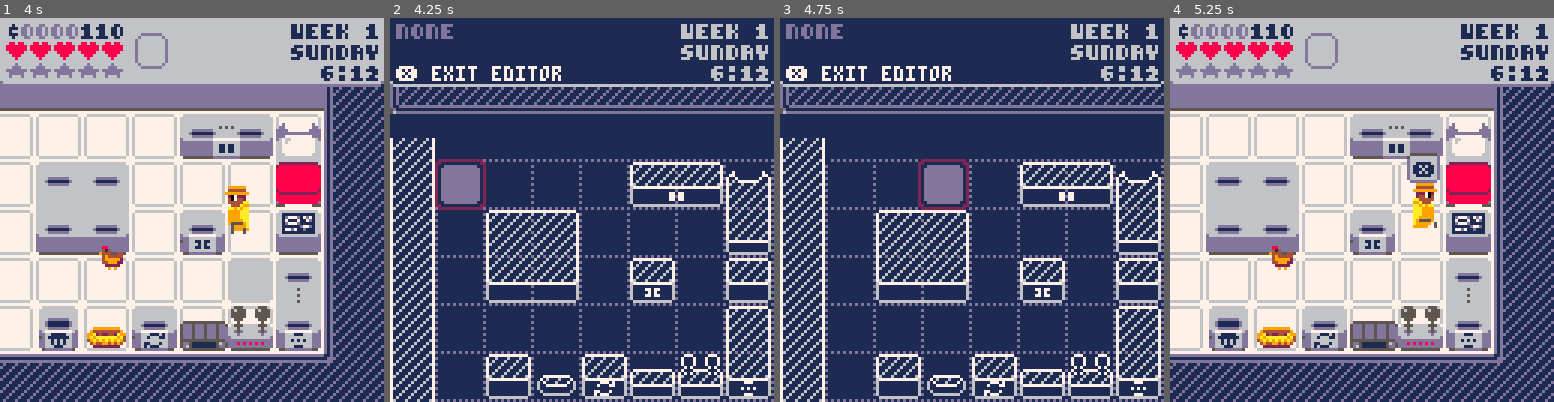
Above: before the commit, frames 1-4 (left to right).
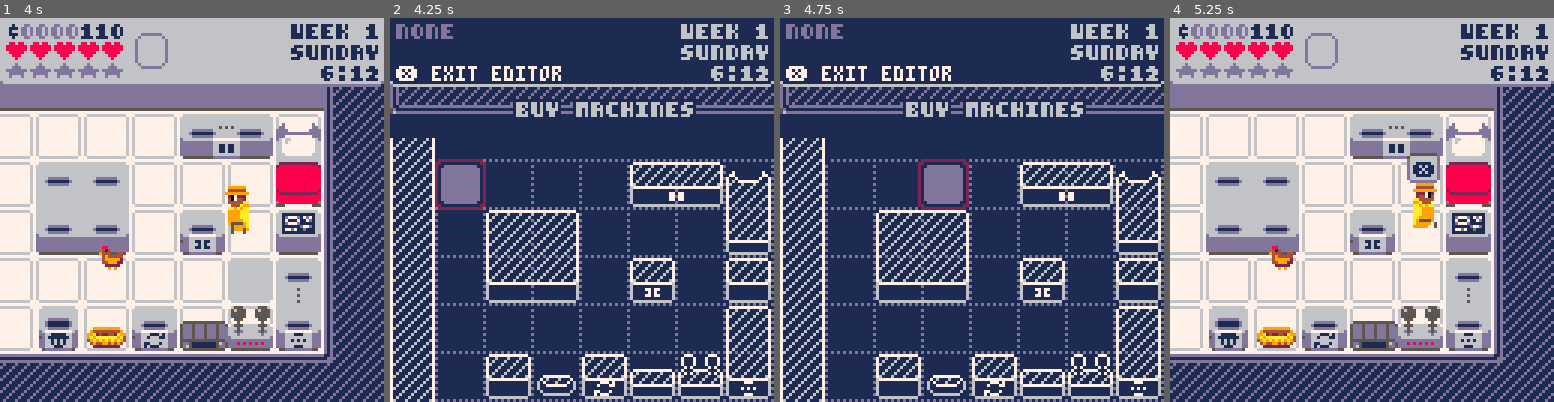
Above: after the commit, the same moments.

Repository: MisterWizard01/tiny_alchemist
Game: PICO-8 cartridge alchemy_2.p8
Two runs of this game, one before a commit and one after it. Both use one fixed random seed, a clock stepped at 60 frames per second and the inputs below.
Inputs:
- Up to frame 1 (4 s): tap X (X key) at 0.33, 1.07, 1.85, 2.97 s; tap O (Z key) at 0.7, 1.7, 2.1, 2.5, 2.9, 3.3, 3.7 s; hold Right 1.6-2.1 s; hold Up 2.15-2.42 s; hold Right 2.47-3.03 s; hold Left 3.08-3.58 s; hold Down 3.63-3.97 s
- Up to frame 2 (4.25 s): hold Right from 4.02 s (still down); tap X (X key) at 4.08 s; tap O (Z key) at 4.1 s
- Up to frame 3 (4.75 s): tap O (Z key) at 4.5 s; release Right at 4.68 s; hold Up from 4.73 s (still down)
- Up to frame 4 (5.25 s): tap O (Z key) at 4.9 s; release Up at 5.03 s; hold Left from 5.08 s (still down); tap X (X key) at 5.2 s

Frame 1 is identical in both runs. In frame 2, 1.5% of the frame differs, in the area x 32-80%, y 21-26%; in frame 3, 1.5%; in frame 4, nothing differs.

Commit message:
Added 'Buy Machines' button.

Diff:
--- a/alchemy_2.p8
+++ b/alchemy_2.p8
@@ -6,7 +6,6 @@
 
 --todo
 -- lab editor
---  sounds
 --  menu for buying new machines
 --  prevent player from trapping
 --   themself?
@@ -14,6 +13,8 @@
 --		undo changes or
 --   quit w/o saving?
 --  time passes while editing
+--  sounds
+--  expand lab animation/confirmation
 
 -- batteries
 -- offers shouldn't match
@@ -529,7 +530,7 @@
 	local dx,dy,gx,gy,gw,gh=
 		0,0,cur_x,cur_y,1,1
 	local expandx,expandy=
-		cur_y<lab_h and 1 or 0,
+		(cur_y<lab_h and cur_y>=0) and 1 or 0,
 		cur_x<lab_w and 1 or 0
 	if sel_group then
 		gx,gy,gw,gh,expandx,expandy=
@@ -544,7 +545,7 @@
 			dx,dy=dirx[i+1],diry[i+1]
 			if (gx==0) dx=max(dx,0)
 			if (gx==lab_w-gw+expandx) dx=min(dx,0)
-			if (gy==0) dy=max(dy,0)
+			if (gy==-expandy) dy=max(dy,0)
 			if (gy==lab_h-gh+expandy) dy=min(dy,0)
 
 			cur_x+=dx
@@ -874,7 +875,8 @@
 	fillp()
 
 	--cursor
-	if cur_x<lab_w and cur_y<lab_h then
+	if cur_x<lab_w and cur_y<lab_h
+	and cur_y>=0 then
 		local cur_col,mach=2,get_mach(cur_x,cur_y)
 		if sel_group then
 			cur_col=14
@@ -942,6 +944,15 @@
 	end
 	local x,y=lab_2_world(lab_w/2,lab_h)
 	oprintc("\14expand",x,y+4,6,1)
+
+	--buy machines
+	pal()
+	if cur_y<0 then
+		pal(1,12)
+	end
+	local x,y=lab_2_world(lab_w/2,-1)
+	oprintc("\14buy machines",
+		x,y-4,6,1)
 
 	--hud
 	camera()
